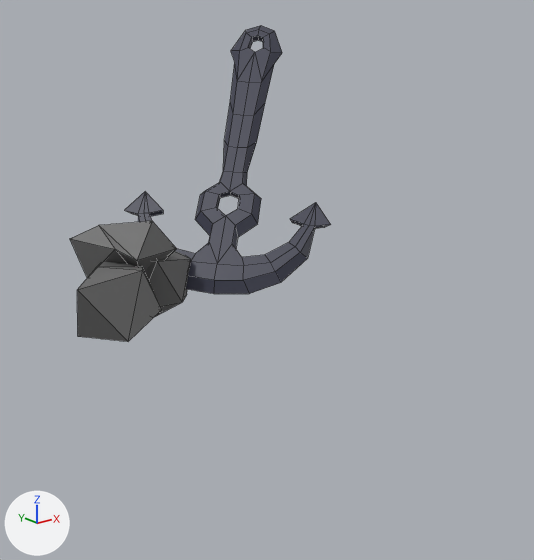
Before and after pictures for a commit that changed the FBX model Assets/Models/foreground.fbx.
Before and after are seen from a camera (50 mm lens) standing at (-0.724, -0.874, 0.375) and looking at (-0.008, 0.021, 0.017). Arrows for +X, +Y and +Z are at lower left; the lights stay in place. Mesh edges are drawn as thin lines. Where no turn or scale is listed for an object, it has been applied to the vertices.

In view in the first picture: 'Anchor', 'Rock', 'Rock.002', 'Rock.003'.
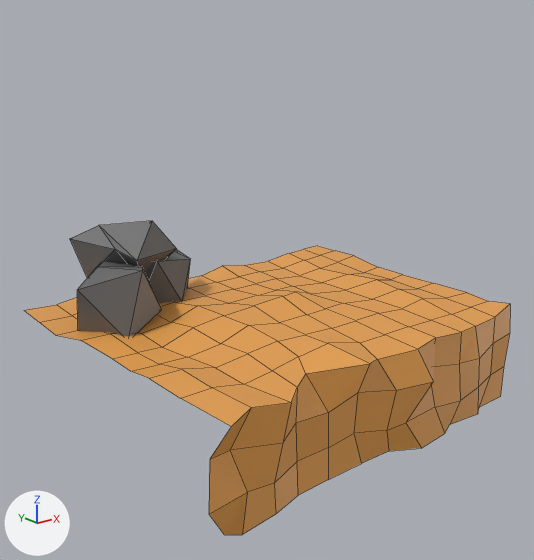
Diff of the bpy script that builds the scene:
```diff
--- a/Assets/Models/foreground.fbx.py
+++ b/Assets/Models/foreground.fbx.py
@@ mat_sand @@
+mat_sand = principled_material('sand')
+mat_sand.base_color = (0.799, 0.356, 0.0762)  # orange #e7a14e
@@ me_plane_011 @@
+me_plane_011.from_pydata(...)  # 156 vertices, 132 faces; spans x -0.326..0.32, y -0.285..0.257, z -0.166..0.011
+me_plane_011.materials.append(mat_sand)  # orange #e7a14e
@@ ob_anchor @@
-ob_anchor = bpy.data.objects.new('Anchor', me_cube_020)
-ob_anchor.location = (-0.044, 0.12, 0.0)
@@ ob_sandground @@
+ob_sandground = bpy.data.objects.new('SandGround', me_plane_011)
+ob_sandground.location = (-0.001, 0.009, -0.024)
```

Location of each change, (x1, y1, x2, y2) in pixels of the pictures (534 x 560 px):
'SandGround', added (orange): after (24, 246, 510, 535)
'Anchor', deleted: before (125, 25, 331, 294)
